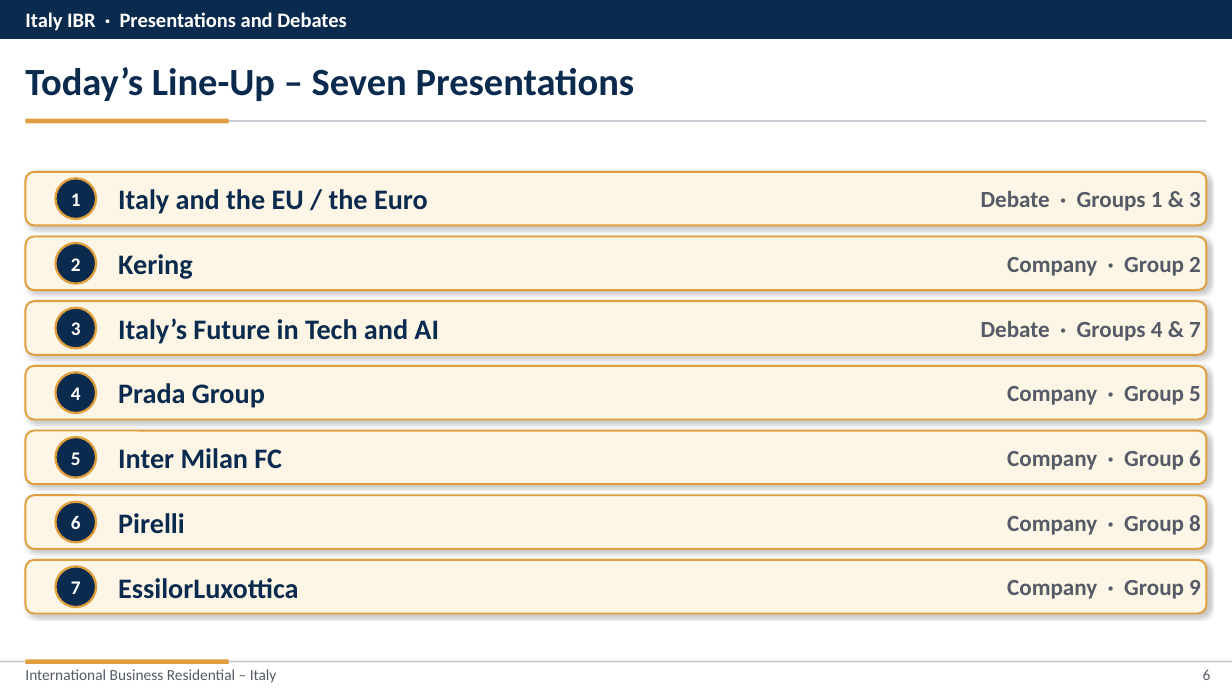
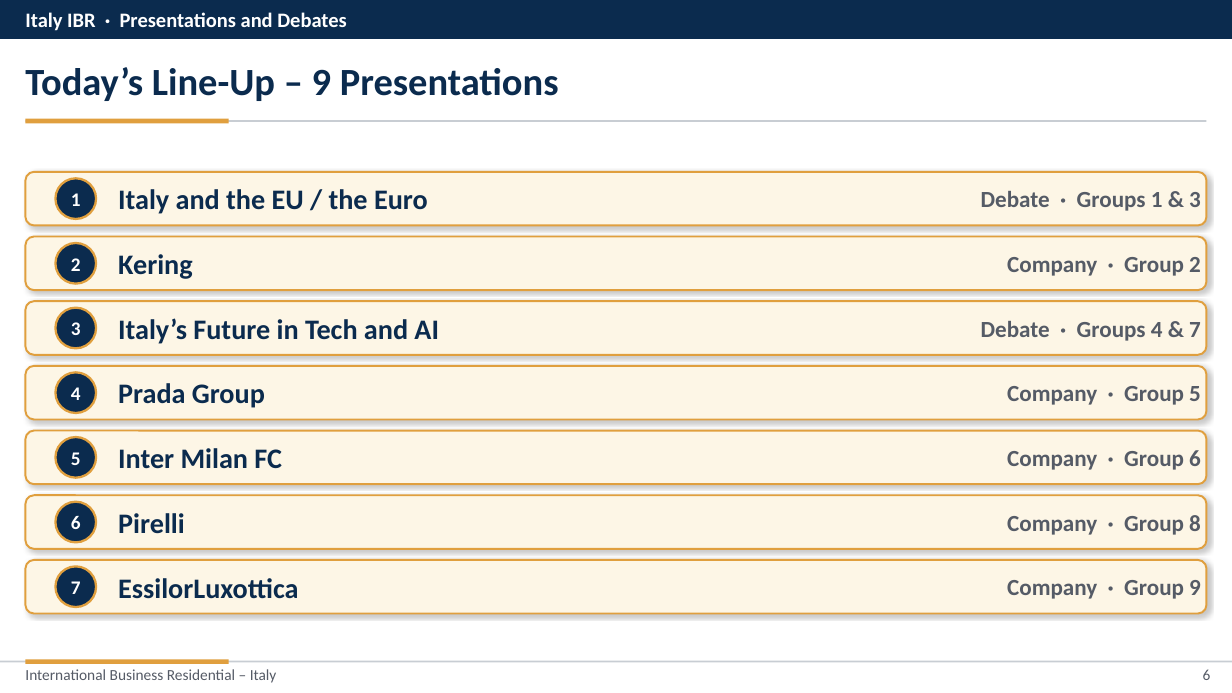
Before and after one commit to nvoigtla/Teaching, a slide deck: slide 6 of Italy IBR/Class 2/Class 2 - Revised.pptx. Drawn at 1232x693 pixels with LibreOffice and Linux fonts; fonts in the diff are those of the drawing. Boxes give left, top, right and bottom in pixels: in the first picture for what was removed or moved away, otherwise in the second. Text is boxed around its words. In the diff, an @@ line names an element or a change of style, - is before the commit and + after.

```diff
--- a/Italy IBR/Class 2/Class 2 - Revised.pptx
+++ b/Italy IBR/Class 2/Class 2 - Revised.pptx
@@ text at (25,67,559,101): text changed @@
-Today’s Line-Up – Seven Presentations
+Today’s Line-Up – 9 Presentations
```
Also in this commit, not shown: 3 other slides changed, 4 other files.
